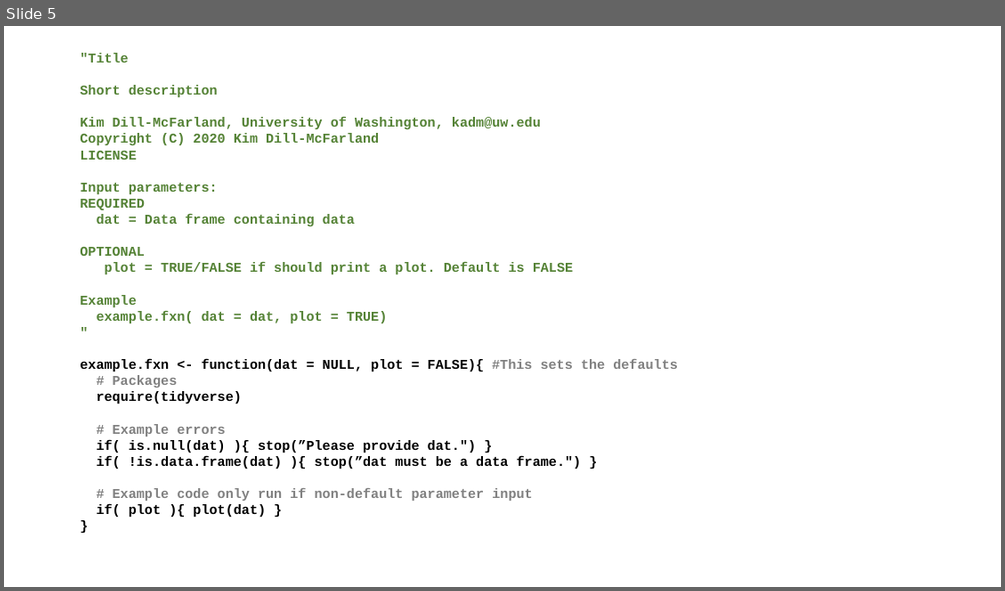
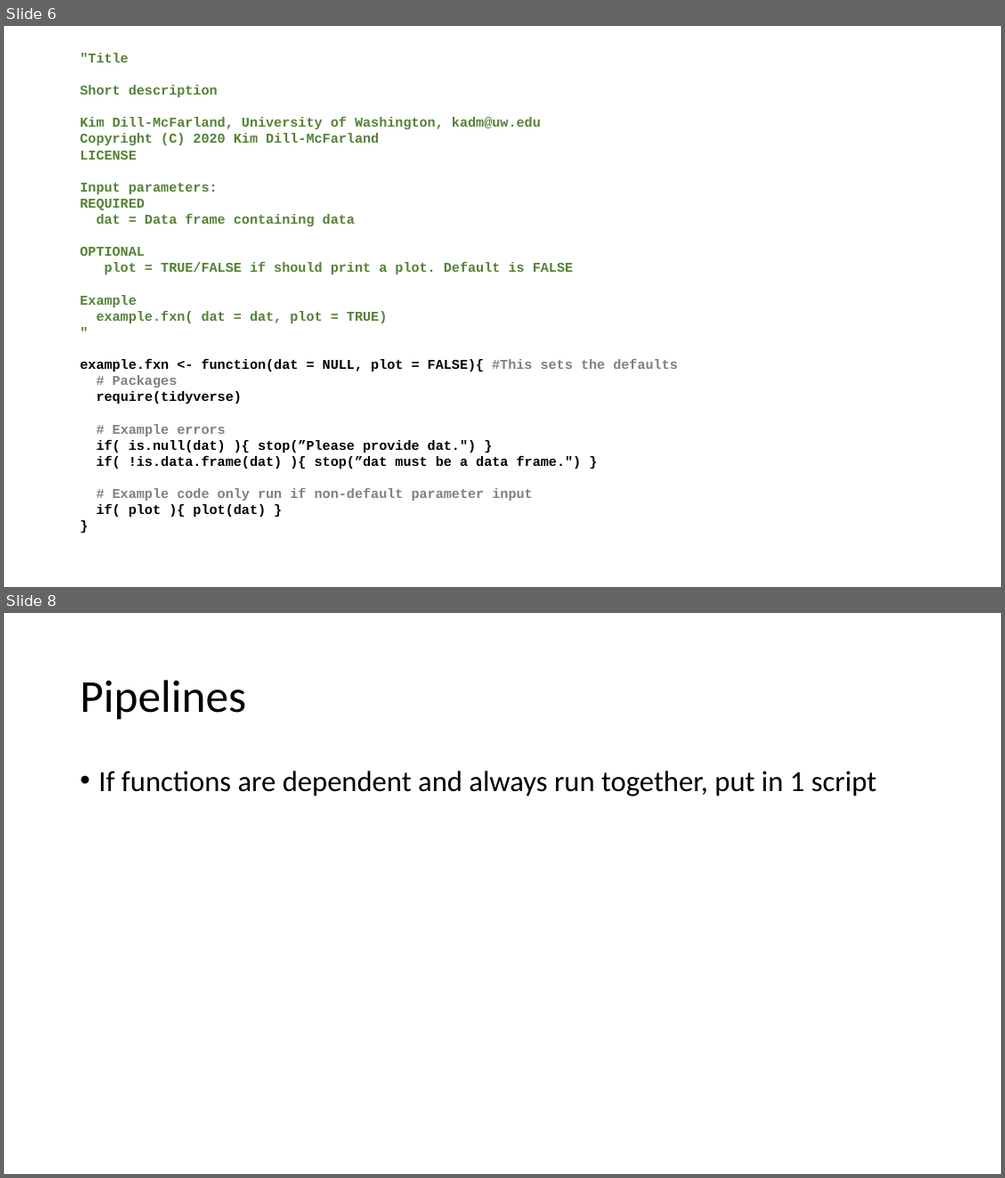
Before and after one commit to hawn-lab/workshops_UW_Seattle, a slide deck: 2020.06.30_R.functions/2020.06.30_R.function.best.practices.pptx. Shown one above the other, each under a label of ours: slide 5 before the commit, slides 6 and 8 after it; the slides between them are not shown. The pictures are 1005x591 and 1005x1178 pixels, drawn with LibreOffice and Linux fonts; fonts in the diff are those of the drawing. Boxes give left, top, right and bottom in pixels: in the first picture for what was removed or moved away, otherwise in the second. Text is boxed around its words. In the diff, an @@ line names an element or a change of style, - is before the commit and + after.

```diff
--- a/2020.06.30_R.functions/2020.06.30_R.function.best.practices.pptx
+++ b/2020.06.30_R.functions/2020.06.30_R.function.best.practices.pptx
@@ slide 8 added at bbox=[4, 613, 1001, 1174], background #FFFFFF @@
@@ title added at bbox=[80, 680, 246, 720], 44 pt, text #000000 @@
+Pipelines
@@ text added at bbox=[98, 771, 876, 796], 28 pt, text #000000 @@
+• If functions are dependent and always run together, put in 1 script
@@ what was slide 5 is now slide 6 @@
```
Also in this commit, not shown: 3 slides changed, 2 other slides added.
